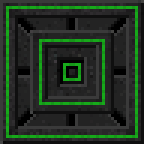
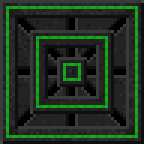
Layers edited between the first and the second 144x144 image:
painted on "Background" over [36, 36, 108, 108]
